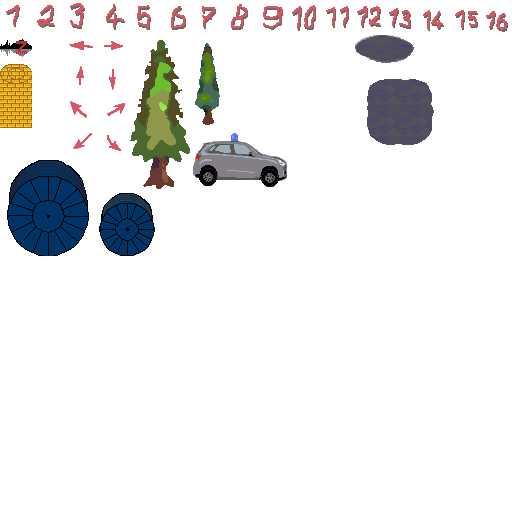
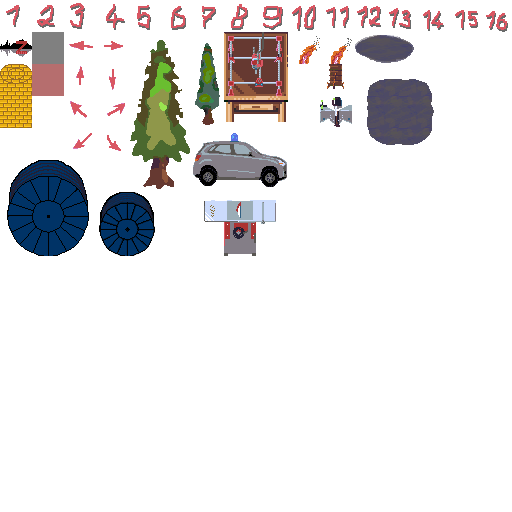
Layered file, before and after one edit (512x512). Changes by layer:
added layer "red" (57%) in group "logos+signs+shades" over <box>32,32,128,256</box>
added layer "black" (50%) in group "logos+signs+shades" over <box>32,32,128,256</box>
